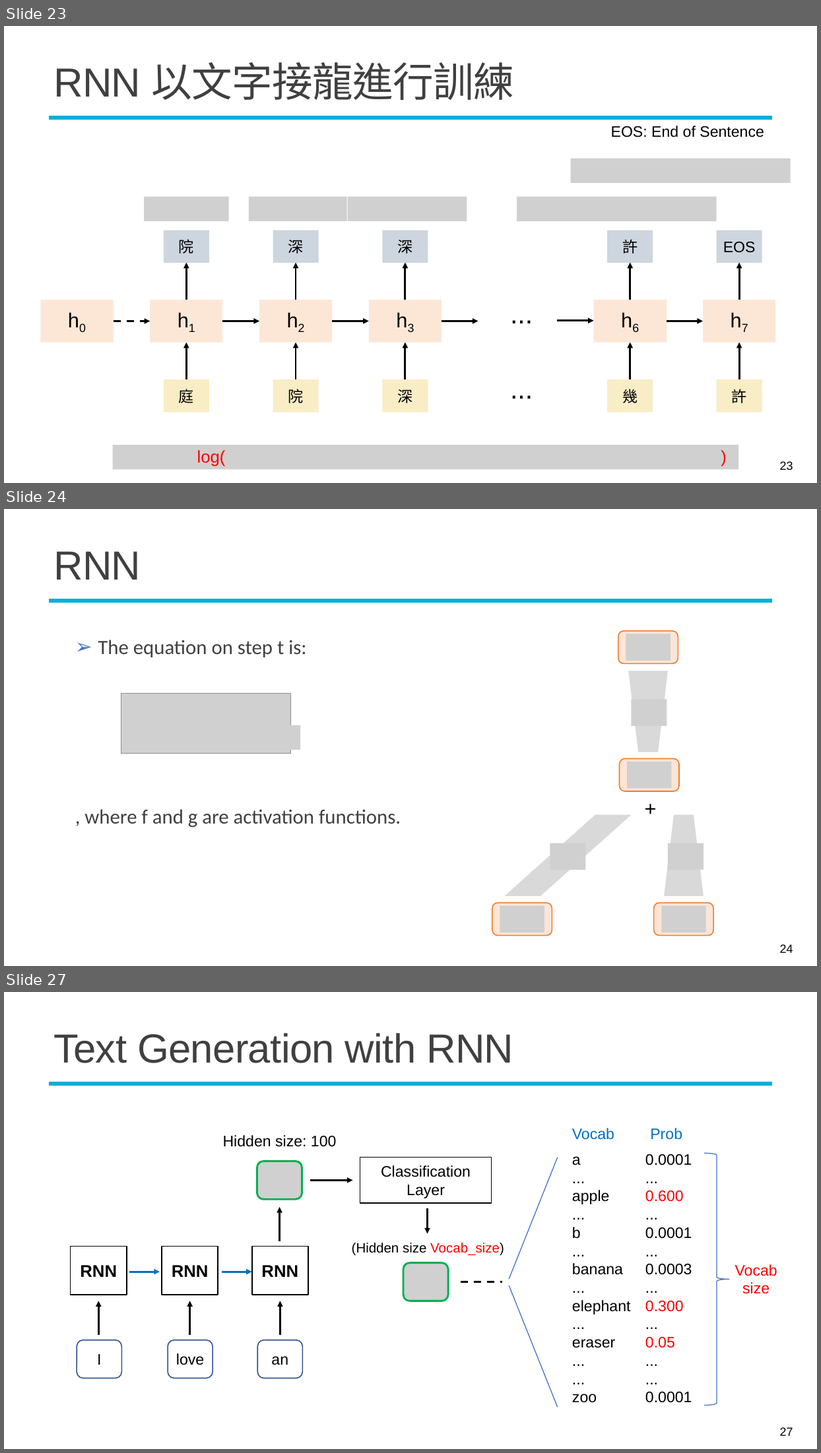
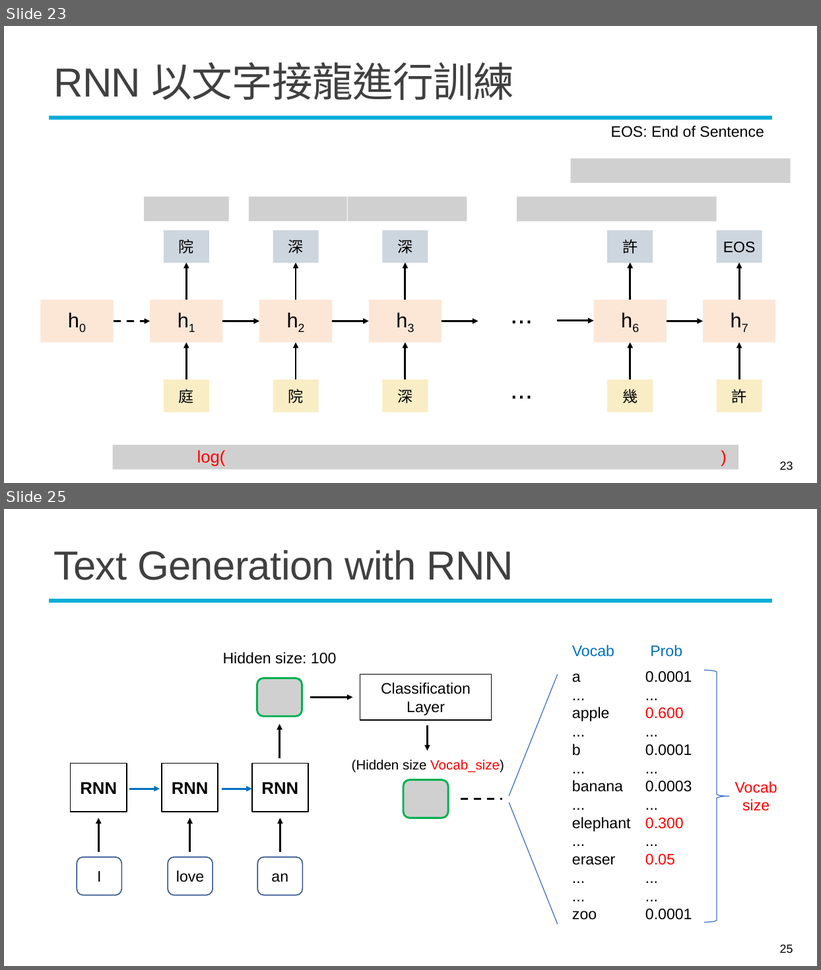
Before and after one commit to mcps5601/CGUDL_2025_fall, a slide deck: slides/rnn_1022.pptx. Shown one above the other, each under a label of ours: slides 23, 24 and 27 before the commit, slides 23 and 25 after it; the slides between them are not shown. The pictures are 821x1453 and 821x970 pixels, drawn with LibreOffice and Linux fonts; fonts in the diff are those of the drawing; grey boxes stand for pictures; background and template pictures are left out. Boxes give left, top, right and bottom in pixels: in the first picture for what was removed or moved away, otherwise in the second. Text is boxed around its words. In the diff, an @@ line names an element or a change of style, - is before the commit and + after.

```diff
--- a/slides/rnn_1022.pptx
+++ b/slides/rnn_1022.pptx
@@ slide 24 removed at box(4, 509, 817, 966), background #FFFFFF; not listed: 1 template element that a slide beside it also shows @@
@@ title removed at box(54, 551, 141, 580) @@
-RNN
@@ text removed at box(85, 640, 401, 828) @@
-➢ The equation on step t is:
-, where f and g are activation functions.
@@ rounded rectangle removed at box(618, 631, 678, 664) @@
@@ picture removed at box(626, 634, 671, 661) @@
@@ trapezoid removed at box(628, 671, 668, 753) @@
@@ picture removed at box(121, 694, 291, 754) @@
@@ picture removed at box(631, 699, 667, 726) @@
@@ picture removed at box(162, 725, 301, 750) @@
@@ picture removed at box(231, 724, 250, 751) @@
@@ rounded rectangle removed at box(620, 759, 679, 792) @@
@@ picture removed at box(628, 762, 672, 789) @@
@@ text removed at box(639, 793, 663, 823) @@
-+
@@ parallelogram removed at box(505, 815, 632, 896) @@
@@ trapezoid removed at box(664, 815, 704, 896) @@
@@ picture removed at box(550, 843, 587, 870) @@
@@ picture removed at box(668, 843, 704, 870) @@
@@ rounded rectangle removed at box(492, 903, 552, 936) @@
@@ rounded rectangle removed at box(654, 903, 714, 936) @@
@@ picture removed at box(500, 906, 545, 933) @@
@@ picture removed at box(661, 906, 706, 933) @@
@@ page number removed at box(780, 945, 793, 953) @@
-24
@@ what was slide 27 is now slide 25 @@
@@ page number at box(780, 945, 793, 953): text changed @@
-27
+25
```
Also in this commit, not shown: 9 slides changed, 3 slides added, 1 other slide removed, 1 other file.
